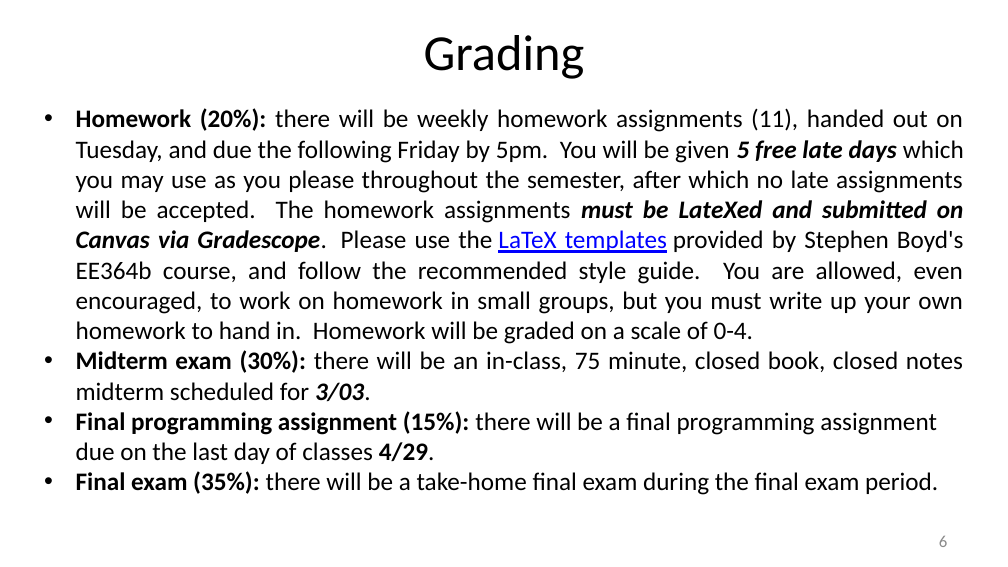
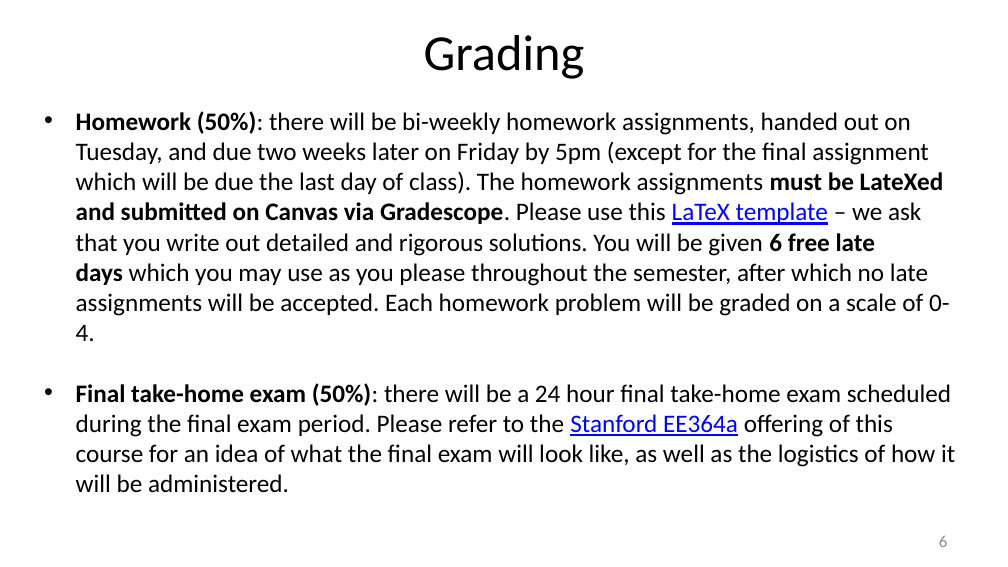
Before and after one commit to nikolaimatni/nikolaimatni.github.io, a slide deck: slide 7 of courses/ese605-spring2021/lecture-slides/logistics.pptx. Drawn at 1008x567 pixels with LibreOffice and Linux fonts; fonts in the diff are those of the drawing. Boxes give left, top, right and bottom in pixels: in the first picture for what was removed or moved away, otherwise in the second. Text is boxed around its words. In the diff, an @@ line names an element or a change of style, - is before the commit and + after.

Commit message:
update logistics

```diff
--- a/courses/ese605-spring2021/lecture-slides/logistics.pptx
+++ b/courses/ese605-spring2021/lecture-slides/logistics.pptx
@@ text at box(76, 111, 955, 493): text changed @@
-• Homework (20%): there will be weekly homework assignments (11), handed out on Tuesday, and due the following Friday by 5pm. You will be given 5 free late days which you may use as you please throughout the semester, after which no late assignments will be accepted. The homework assignments must be LateXed and submitted on Canvas via Gradescope. Please use the LaTeX templates provided by Stephen Boyd's EE364b course, and follow the recommended style guide. You are allowed, even encouraged, to work on homework in small groups, but you must write up your own homework to hand in. Homework will be graded on a scale of 0-4.
-• Midterm exam (30%): there will be an in-class, 75 minute, closed book, closed notes midterm scheduled for 3/03.
-• Final programming assignment (15%): there will be a final programming assignment due on the last day of classes 4/29.
-• Final exam (35%): there will be a take-home final exam during the final exam period.
+• Homework (50%): there will be bi-weekly homework assignments, handed out on Tuesday, and due two weeks later on Friday by 5pm (except for the final assignment which will be due the last day of class). The homework assignments must be LateXed and submitted on Canvas via Gradescope. Please use this LaTeX template – we ask that you write out detailed and rigorous solutions. You will be given 6 free late days which you may use as you please throughout the semester, after which no late assignments will be accepted. Each homework problem will be graded on a scale of 0-4.
+• Final take-home exam (50%): there will be a 24 hour final take-home exam scheduled during the final exam period. Please refer to the Stanford EE364a offering of this course for an idea of what the final exam will look like, as well as the logistics of how it will be administered.
```
Also in this commit, not shown: 3 other slides changed, 1 other file.
